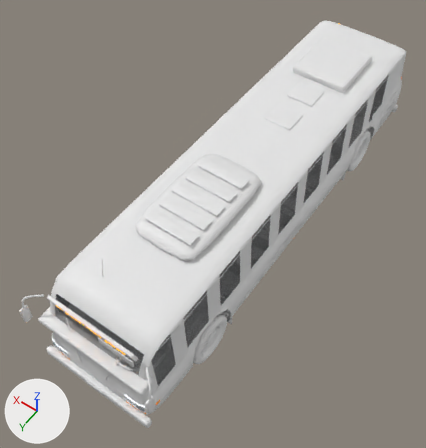
Two versions of the Blender file ragdoll-crash-physics/blender/out/CityBus.blend, one commit apart.
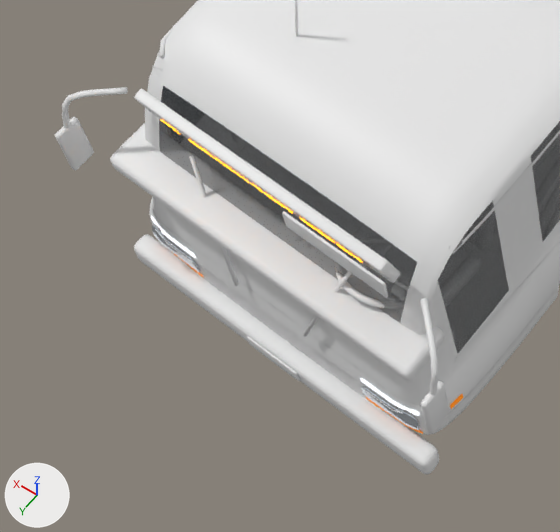
Old and new are each drawn whole from a 50 mm lens placed at (-15.2, 26.5, 38.3), pointed at (0.9, 3.9, 2.8) and again close up on the part from 0% to 45% of the width and 59% to 100% of the height. Every picture has the same lights, and +X, +Y and +Z are marked at lower left. The last two pictures show the newer version.

The older version as bpy lines, for what is in view:
```python
me_citybus_interior = bpy.data.meshes.new('CityBus_Interior')
me_citybus_interior.from_pydata(...)  # 2810 vertices, 2480 faces; spans x -4.2..4.2, y 13.46..18.15, z 1.45..7.85
me_citybus_interior.polygons.foreach_set('use_smooth', [True] * 2480)
me_citybus_interior.materials.append(mat_citybus_interior_pbr)  # its picture is missing
me_citybus_steer = bpy.data.meshes.new('CityBus_Steer')
me_citybus_steer.from_pydata(...)  # 604 vertices, 586 faces; spans x -1.02..1.02, y -0.91..0.91, z -0.51..0.51
me_citybus_steer.polygons.foreach_set('use_smooth', [True] * 586)
me_citybus_steer.materials.append(mat_citybus_steer_pbr)  # its picture is missing
me_citybus_trim = bpy.data.meshes.new('CityBus_Trim')
me_citybus_trim.from_pydata(...)  # 12466 vertices, 10583 faces; spans x -4.5..4.5, y -18.1..18.1, z 1.3..7.7
me_citybus_trim.materials.append(mat_citybus_trim_pbr)  # its picture is missing
ob_citybus_interior = bpy.data.objects.new('CityBus_Interior', me_citybus_interior)
ob_citybus_interior.location = (0.0, 0.0, 0.0)
ob_citybus_steer = bpy.data.objects.new('CityBus_Steer', me_citybus_steer)
ob_citybus_steer.location = (-2.3, 16.65, 5.45)
ob_citybus_trim = bpy.data.objects.new('CityBus_Trim', me_citybus_trim)
ob_citybus_trim.location = (0.0, 0.0, 0.0)
# also in view: 'CityBus_Body' at (0.0, 0.0, 5.0); 'CityBus_Lights' at (0.0, 0.0, 4.7); 'CityBus_Glass' at (0.2, -0.2, 5.0); 'CityBus_Trim2' at (0.0, 0.0, 4.4)
```
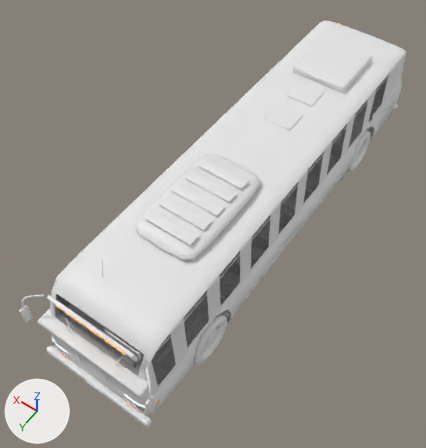
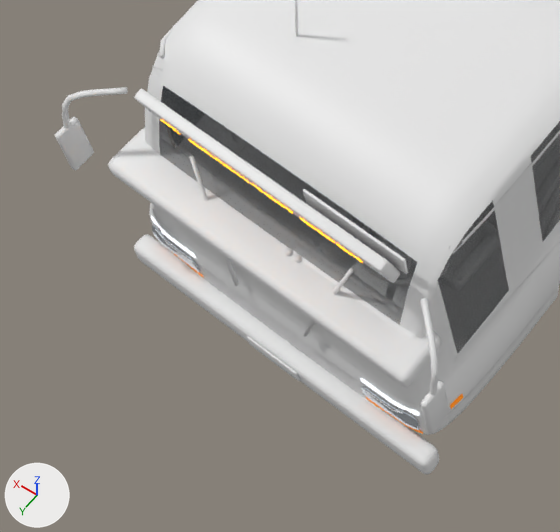
What differs and where, as boxes (x1, y1, x2, y2) in the close-ups (560 x 532 px; the box of a moved part takes in the faces that stretch with it):
'CityBus_Interior', reshaped
    before: (110, 123, 445, 382)
    after: (108, 127, 442, 388)
'CityBus_Steer', moved (not visible afterwards)
    before: (336, 273, 384, 308)
part 1 of me_citybus_interior, moved or reshaped
    before: (110, 123, 444, 382)
    after: (108, 127, 441, 386)
part 2 of me_citybus_interior, moved or reshaped (not visible before)
    after: (292, 250, 417, 339)
part 3 of me_citybus_interior, moved or reshaped
    before: (282, 211, 396, 321)
    after: (285, 189, 408, 274)

The change, as a list of edits to the scene's bpy script:
```text
Change me_citybus_interior:
    used by ob_citybus_interior; location = (0.0, 0.0, 0.0)
    remove me_citybus_interior.from_pydata(...)  # 2810 vertices, 2480 faces; spans x -4.2..4.2, y 13.46..18.15, z 1.45..7.85
    add me_citybus_interior.from_pydata(...)  # 2810 vertices, 2480 faces; spans x -4.2..4.2, y 12.86..18.25, z 1.45..7.85
    me_citybus_interior part 1: the loose piece of 56 vertices spanning x -4.2..4.2, y 16.95..18.15, z 5.15..5.65 is moved by (0.0, 0.1, -0.1)
    me_citybus_interior part 2: the loose piece of 56 vertices spanning x -3.8..-0.4, y 16.75..17.45, z 4.29..5.41 is moved by (0.0, 0.15, 0.2)
    me_citybus_interior part 3: 1758 of 2810 vertices moved; they spanned x -3.87..0.13, y 13.46..17.58, z 1.45..7.85 and now span x -3.88..0.13, y 12.86..17.58, z 1.45..7.85; mean shift (0.0, -0.13, -0.09); largest move (-2.24, 16.69, 5.31) -> (-2.24, 16.09, 5.31)
    other edits to the shape of me_citybus_interior do not show in these pictures
Change ob_citybus_steer:
    ob_citybus_steer.location: (-2.3, 16.65, 5.45) -> (-2.3, 16.05, 5.45)
```
